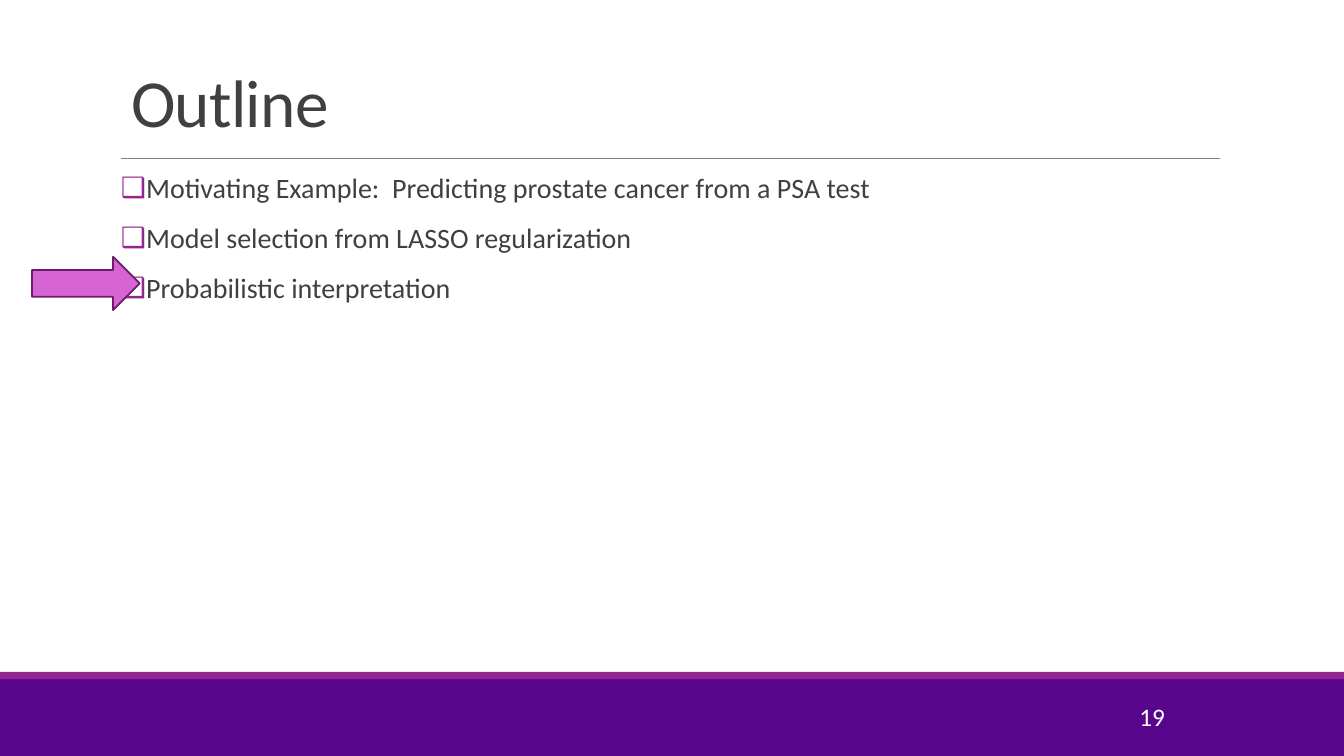
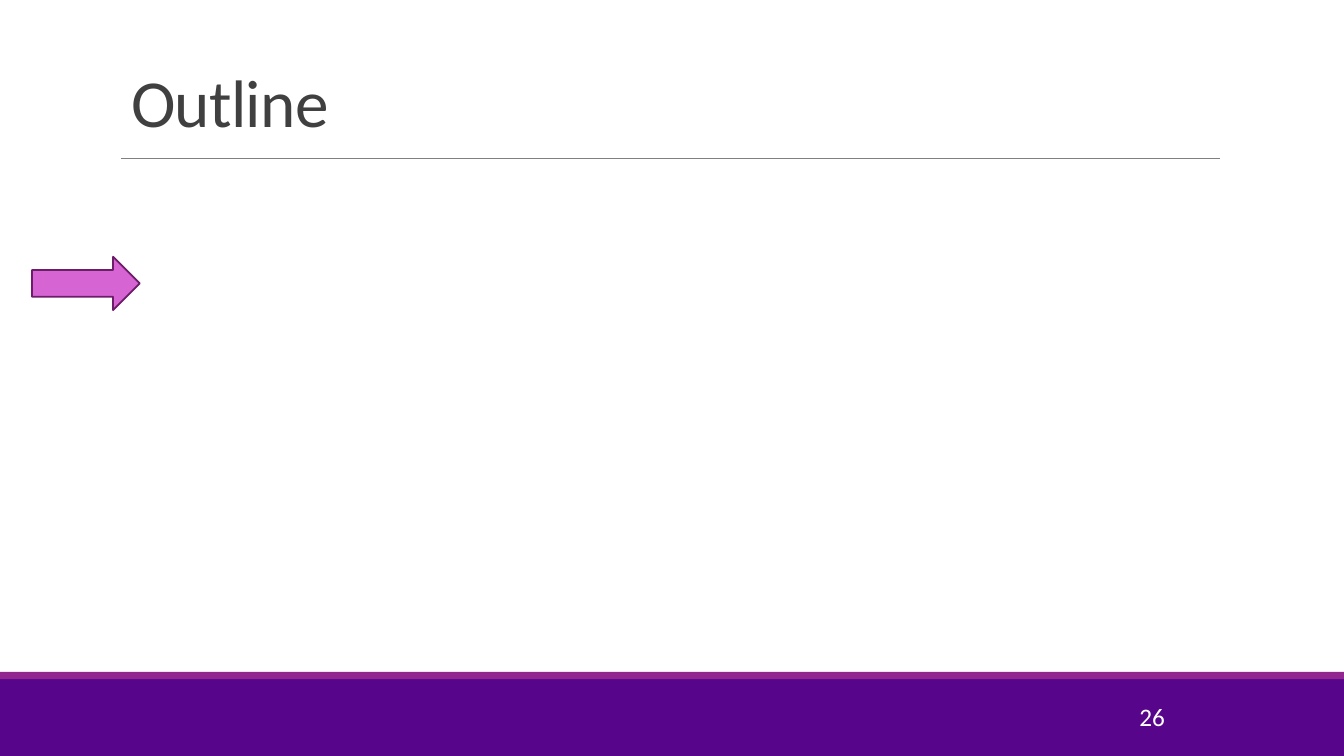
Before and after one commit to joshzzl/introml, a slide deck: slide 26 of lectures/Lect05_Lasso.pptx (slide 19 before the commit). Drawn at 1344x756 pixels with LibreOffice and Linux fonts; fonts in the diff are those of the drawing; grey boxes stand for pictures; background and template pictures are left out. Boxes give left, top, right and bottom in pixels: in the first picture for what was removed or moved away, otherwise in the second. Text is boxed around its words. In the diff, an @@ line names an element or a change of style, - is before the commit and + after.

Commit message:
Added description about Ridge Regression. Added material regarding other feature selection methods.

```diff
--- a/lectures/Lect05_Lasso.pptx
+++ b/lectures/Lect05_Lasso.pptx
@@ text removed at (x1=146, y1=178, x2=870, y2=303) @@
-❑ Motivating Example: Predicting prostate cancer from a PSA test
-❑ Model selection from LASSO regularization
-❑ Probabilistic interpretation
@@ page number at (x1=1139, y1=709, x2=1165, y2=727): text changed @@
-19
+26
```
Also in this commit, not shown: 5 other slides changed, 19 slides added, 1 other file.
